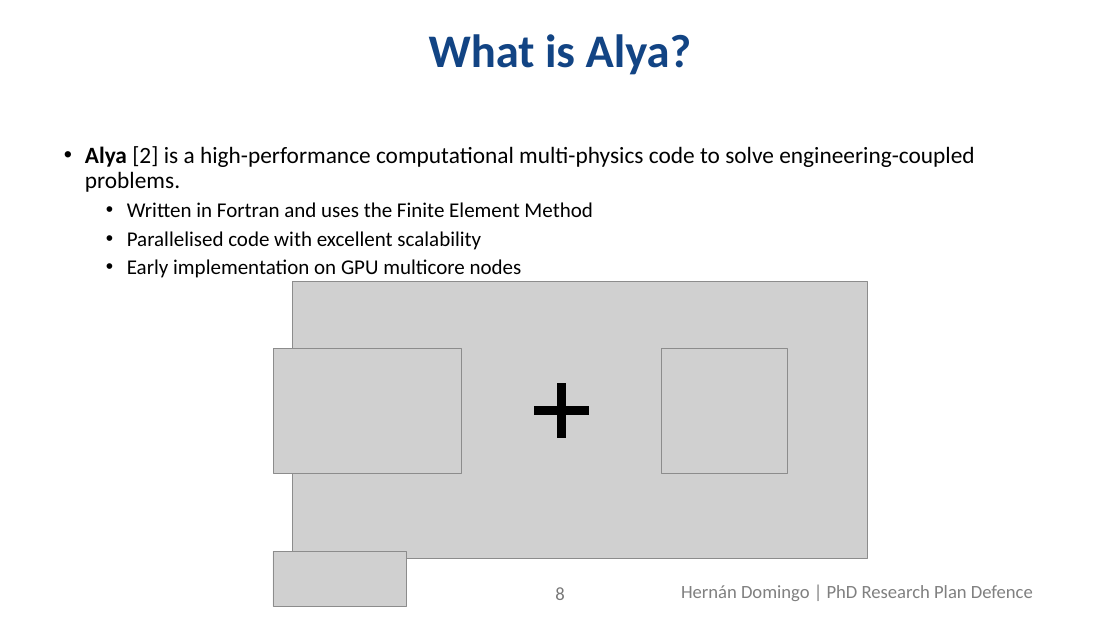
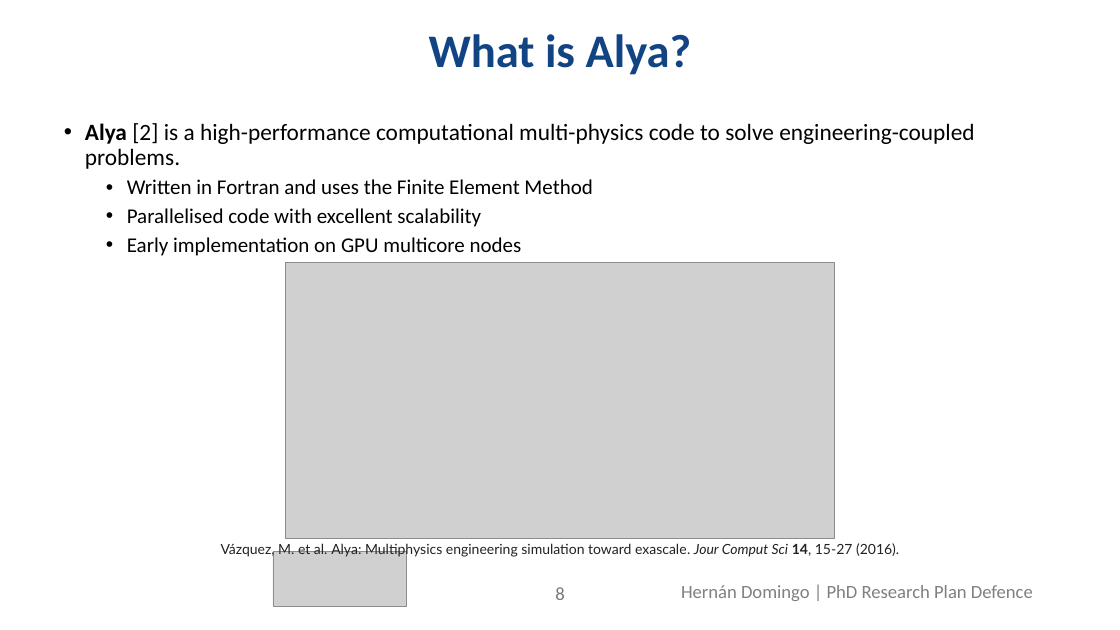
Before and after one commit to hernandr54/PhD-Research-Plan-Defence, a slide deck: slide 8 of research_plan.pptx. Drawn at 1120x630 pixels with LibreOffice and Linux fonts; fonts in the diff are those of the drawing; grey boxes stand for pictures; background and template pictures are left out. Boxes give left, top, right and bottom in pixels: in the first picture for what was removed or moved away, otherwise in the second. Text is boxed around its words. In the diff, an @@ line names an element or a change of style, - is before the commit and + after.

```diff
--- a/research_plan.pptx
+++ b/research_plan.pptx
@@ text "Alya [2] is a high-performance ...": place and size @@
-text "Alya [2] is a high-performance ..." at <box>85,146,974,278</box>
+text "Alya [2] is a high-performance ..." at <box>85,123,974,256</box>
@@ picture: place and size @@
-picture at <box>293,281,868,558</box>
+picture at <box>286,262,834,539</box>
@@ picture removed at <box>273,349,461,474</box> @@
@@ picture removed at <box>662,348,788,474</box> @@
@@ plus sign removed at <box>525,375,598,448</box> @@
@@ text added at <box>221,541,899,557</box>, 12 pt, text #222222 @@
+Vázquez, M. et al. Alya: Multiphysics engineering simulation toward exascale. Jour Comput Sci 14, 15-27 (2016).
```
Also in this commit, not shown: 9 other slides changed, 2 slides added.
